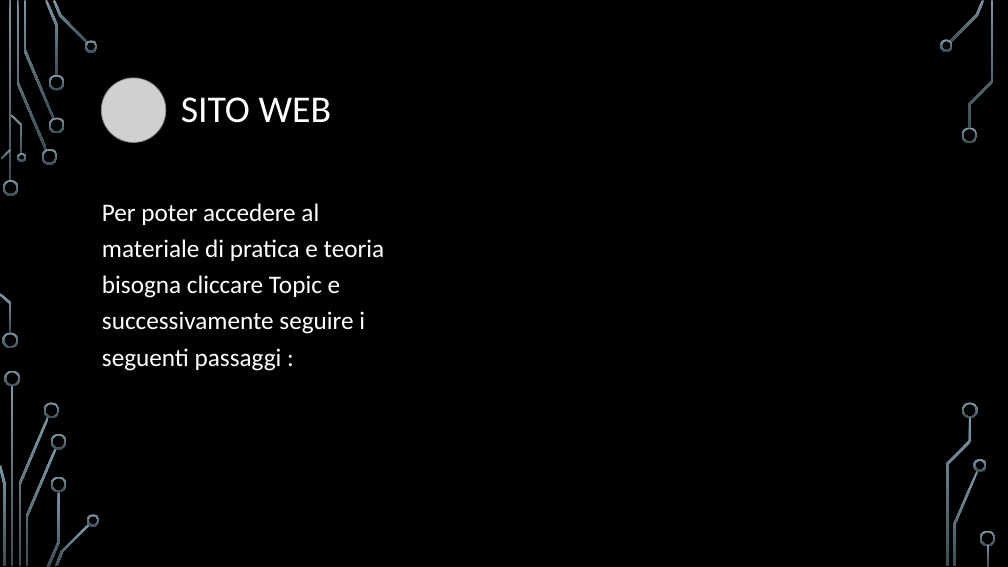
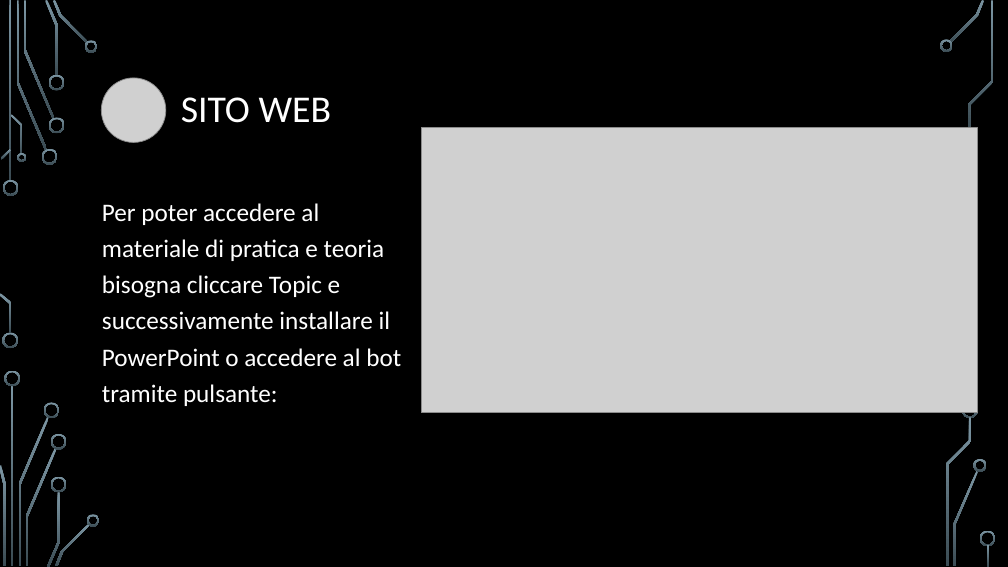
Before and after one commit to StudentiGiorgi06/Educazione-Civica-2024, a slide deck: slide 4 of Progetto educazione civica.pptx. Drawn at 1008x567 pixels with LibreOffice and Linux fonts; fonts in the diff are those of the drawing; grey boxes stand for pictures; background and template pictures are left out. Boxes give left, top, right and bottom in pixels: in the first picture for what was removed or moved away, otherwise in the second. Text is boxed around its words. In the diff, an @@ line names an element or a change of style, - is before the commit and + after.

```diff
--- a/Progetto educazione civica.pptx
+++ b/Progetto educazione civica.pptx
@@ picture added at box(421, 128, 978, 413) @@
@@ text at box(102, 203, 401, 406): text changed @@
-Per poter accedere al materiale di pratica e teoria bisogna cliccare Topic e successivamente seguire i seguenti passaggi :
+Per poter accedere al materiale di pratica e teoria bisogna cliccare Topic e successivamente installare il PowerPoint o accedere al bot tramite pulsante:
```
Also in this commit, not shown: 1 other file.
